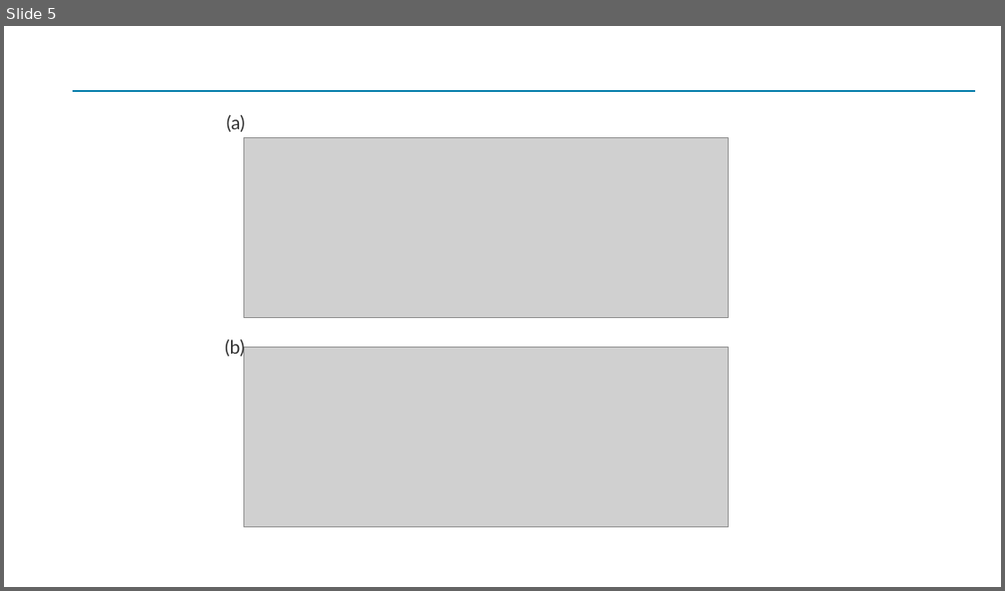
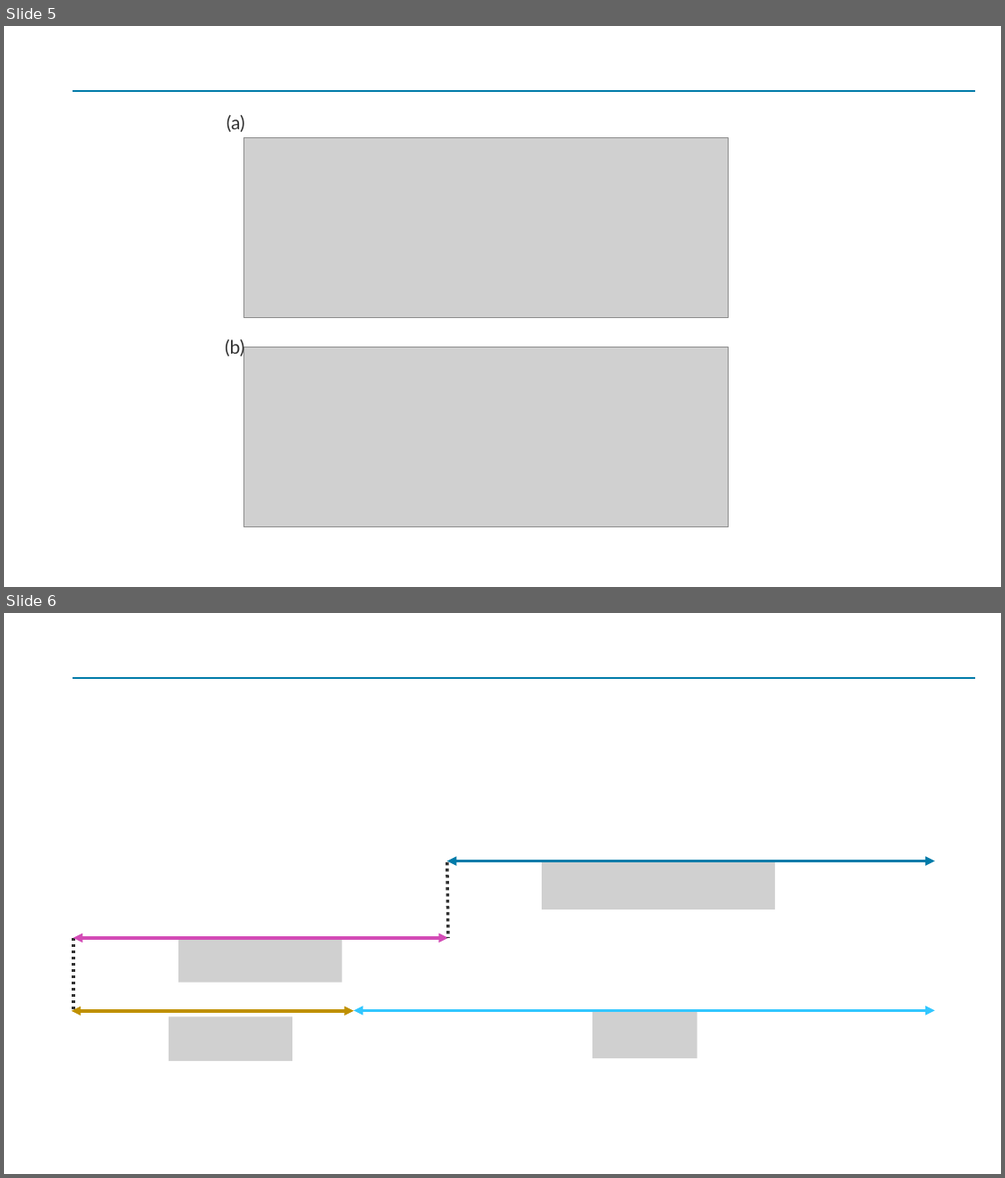
Before and after one commit to Yoshiaki-Harada/Resarch, a slide deck: Paper/master-thesis/src/img/chapter-2/図.pptx. Shown one above the other, each under a label of ours: slide 5 before the commit, slides 5 and 6 after it. The pictures are 1005x591 and 1005x1178 pixels, drawn with LibreOffice and Linux fonts; fonts in the diff are those of the drawing; grey boxes stand for pictures. Boxes give left, top, right and bottom in pixels: in the first picture for what was removed or moved away, otherwise in the second. Text is boxed around its words. In the diff, an @@ line names an element or a change of style, - is before the commit and + after.

```diff
--- a/Paper/master-thesis/src/img/chapter-2/図.pptx
+++ b/Paper/master-thesis/src/img/chapter-2/図.pptx
@@ slide 6 added at [4,613,1001,1174], background #FFFFFF; not listed: 1 template element that a slide beside it also shows @@
@@ line added from (447, 862) to (448, 938), #323232 3 pt dashed @@
@@ double arrow added from (447, 861) to (935, 861), #007BA9 3 pt @@
@@ picture added at [542,862,775,909] @@
@@ line added from (73, 938) to (73, 1010), #323232 3 pt dashed @@
@@ double arrow added from (73, 938) to (448, 938), #D34BB6 3 pt @@
@@ picture added at [178,938,342,981] @@
@@ double arrow added from (72, 1011) to (354, 1011), #BF9000 3 pt @@
@@ double arrow added from (354, 1010) to (935, 1010), #32C7FF 3 pt @@
@@ picture added at [592,1011,697,1058] @@
@@ picture added at [169,1017,291,1061] @@
```
Also in this commit, not shown: 1 slide changed, 3 other slides added, 4 slides removed, 3 other files.
